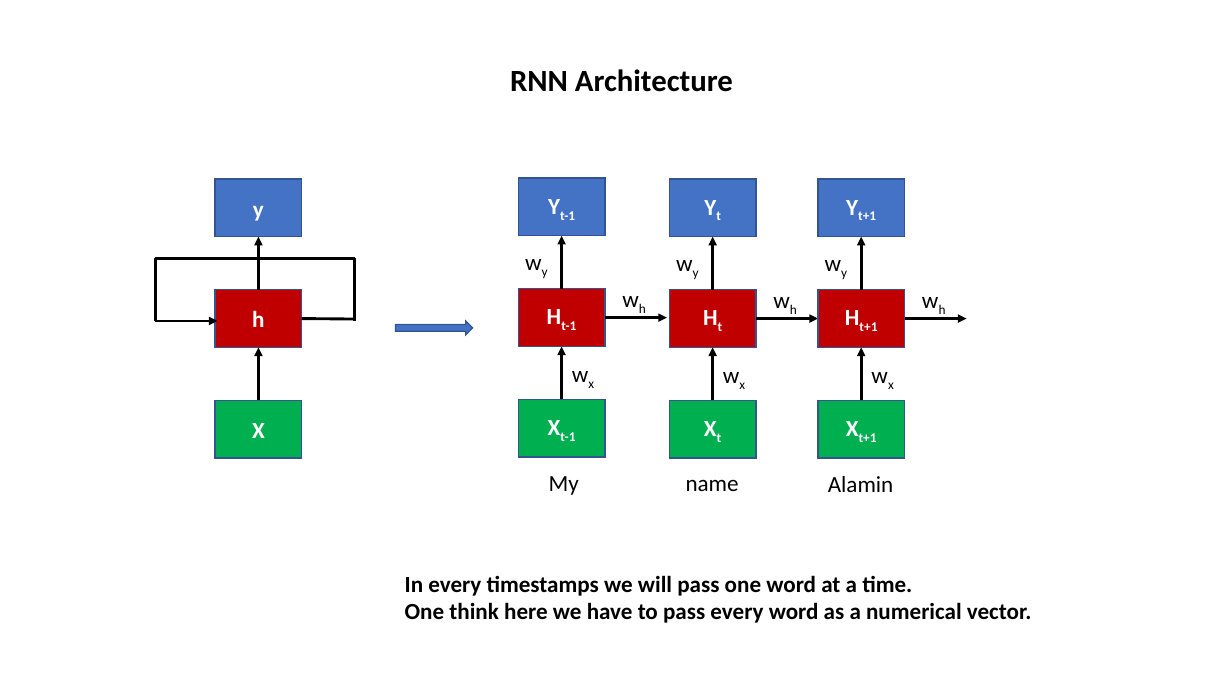
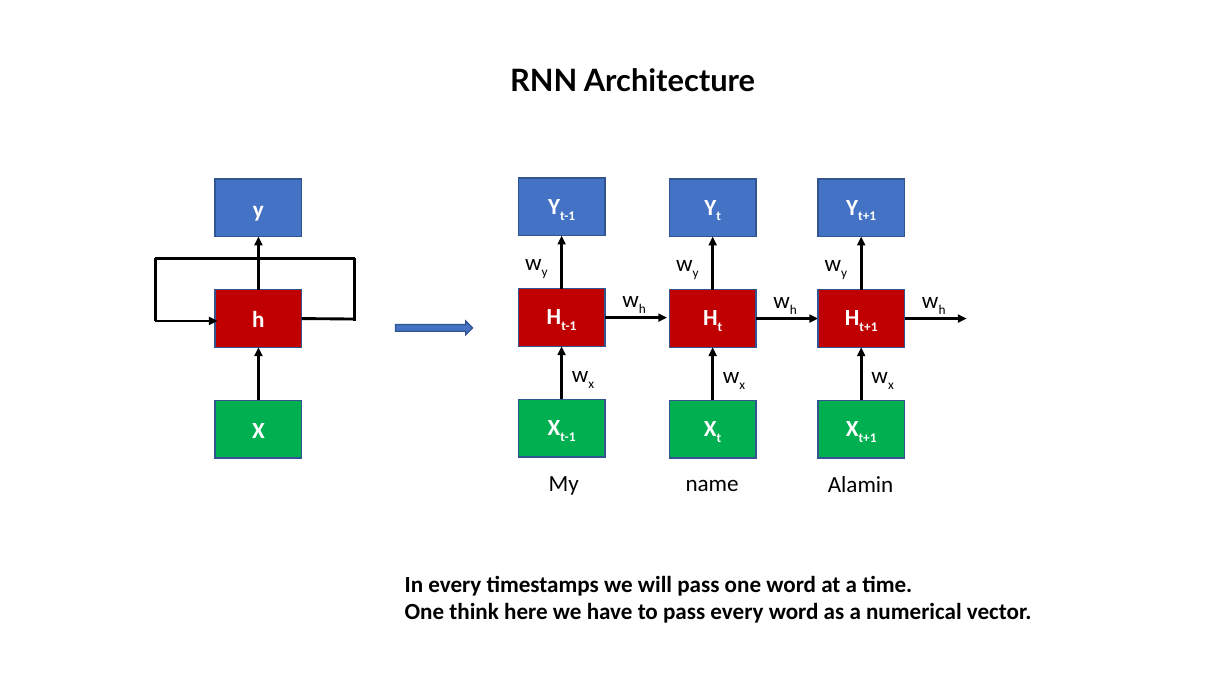
Before and after one commit to alaminbhuyan/ML_DL_AI_Files, a slide deck: slide 3 of DEEP LEARNING/RNN/RNN Concept.pptx. Drawn at 1232x693 pixels with LibreOffice and Linux fonts; fonts in the diff are those of the drawing. Boxes give left, top, right and bottom in pixels: in the first picture for what was removed or moved away, otherwise in the second. Text is boxed around its words. In the diff, an @@ line names an element or a change of style, - is before the commit and + after.

```diff
--- a/DEEP LEARNING/RNN/RNN Concept.pptx
+++ b/DEEP LEARNING/RNN/RNN Concept.pptx
@@ text "RNN Architecture" at box(510, 68, 755, 92): font Calibri to Lato @@
```
Also in this commit, not shown: 2 other slides changed, 12 slides added, 1 slide removed.
